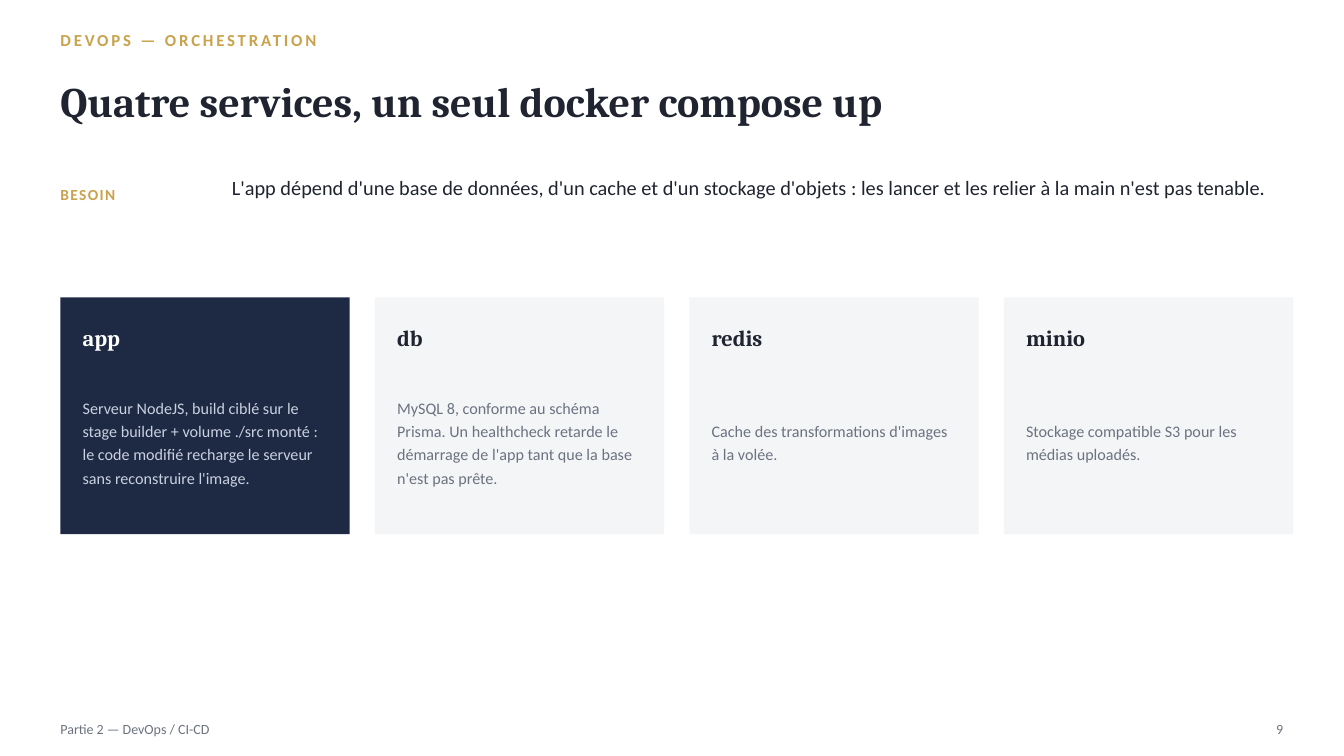
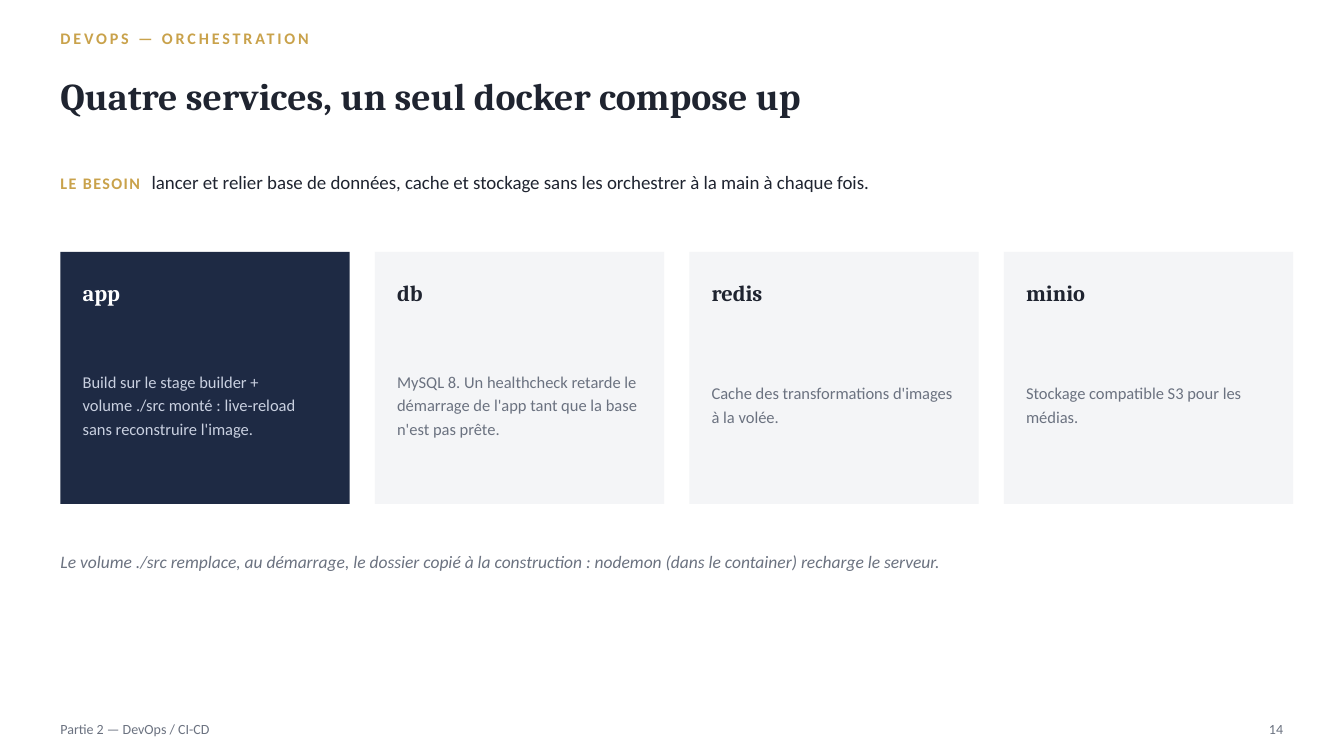
Before and after one commit to phasna/Quiz, a slide deck: slide 14 of quiz_soutenance.pptx (slide 9 before the commit). Drawn at 1344x756 pixels with LibreOffice and Linux fonts; fonts in the diff are those of the drawing. Boxes give left, top, right and bottom in pixels: in the first picture for what was removed or moved away, otherwise in the second. Text is boxed around its words. In the diff, an @@ line names an element or a change of style, - is before the commit and + after.

```diff
--- a/quiz_soutenance.pptx
+++ b/quiz_soutenance.pptx
@@ text "DEVOPS — ORCHESTRATION" at (60,22,1284,54): size 12 to 11.5 pt @@
@@ text "Quatre services, un seul docker ..." at (60,83,801,118): size 30 to 27 pt @@
@@ text at (60,176,869,193): text changed; size 14.5 to 13.5 pt @@
-L'app dépend d'une base de données, d'un cache et d'un stockage d'objets : les lancer et les relier à la main n'est pas tenable.
+LE BESOIN lancer et relier base de données, cache et stockage sans les orchestrer à la main à chaque fois.
@@ text removed at (60,190,115,200) @@
-BESOIN
@@ rectangle: place and size @@
-rectangle at (60,297,350,534)
+rectangle at (60,252,350,504)
@@ rectangle: place and size @@
-rectangle at (375,297,664,534)
+rectangle at (375,252,664,504)
@@ rectangle: place and size @@
-rectangle at (690,297,979,534)
+rectangle at (690,252,979,504)
@@ rectangle: place and size @@
-rectangle at (1004,297,1294,534)
+rectangle at (1004,252,1294,504)
@@ 4 texts: place and size @@
-4 texts at (83,330,1085,351)
+4 texts at (83,285,1085,306)
@@ text "Cache des transformations d'images à ...": place and size @@
-text "Cache des transformations d'images à ..." at (712,426,947,460)
+text "Cache des transformations d'images à ..." at (712,387,952,423)
@@ text "Cache des transformations d'images à ..." at (712,387,952,423): size 11.5 to 11.8 pt @@
@@ text at (83,376,296,438): text changed; size 11.5 to 11.8 pt @@
-Serveur NodeJS, build ciblé sur le stage builder + volume ./src monté : le code modifié recharge le serveur sans reconstruire l'image.
+Build sur le stage builder + volume ./src monté : live-reload sans reconstruire l'image.
@@ text at (397,376,637,438): text changed; size 11.5 to 11.8 pt @@
-MySQL 8, conforme au schéma Prisma. Un healthcheck retarde le démarrage de l'app tant que la base n'est pas prête.
+MySQL 8. Un healthcheck retarde le démarrage de l'app tant que la base n'est pas prête.
@@ text at (1026,387,1241,423): text changed; size 11.5 to 11.8 pt @@
-Stockage compatible S3 pour les médias uploadés.
+Stockage compatible S3 pour les médias.
@@ text added at (60,555,939,571), 12.5 pt, text #6B7280, italic @@
+Le volume ./src remplace, au démarrage, le dossier copié à la construction : nodemon (dans le container) recharge le serveur.
@@ text at (1269,725,1283,734): text changed @@
-9
+14
```
Also in this commit, not shown: 6 other slides changed, 9 slides added, 3 slides removed, 2 other files.
